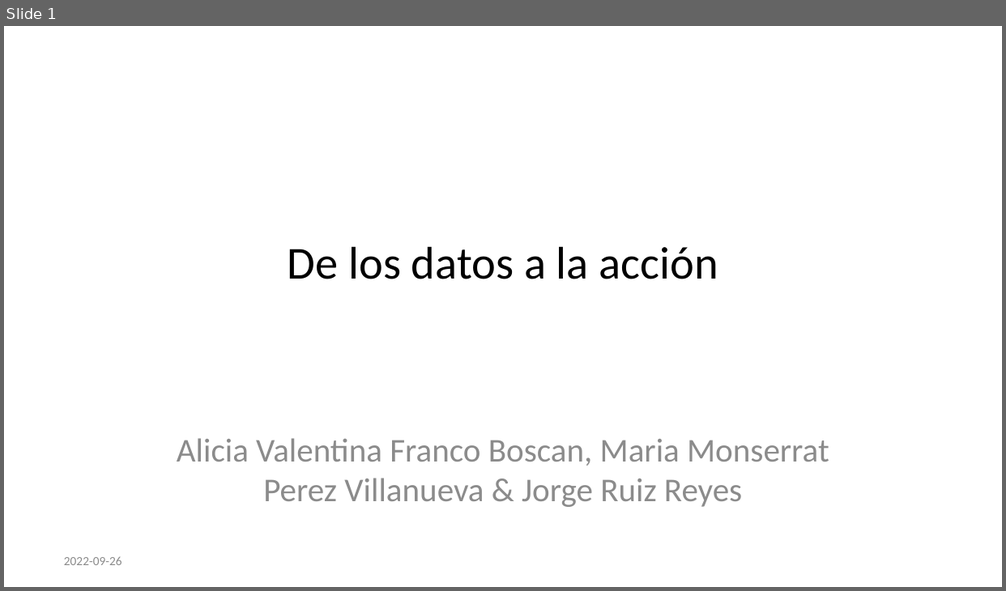
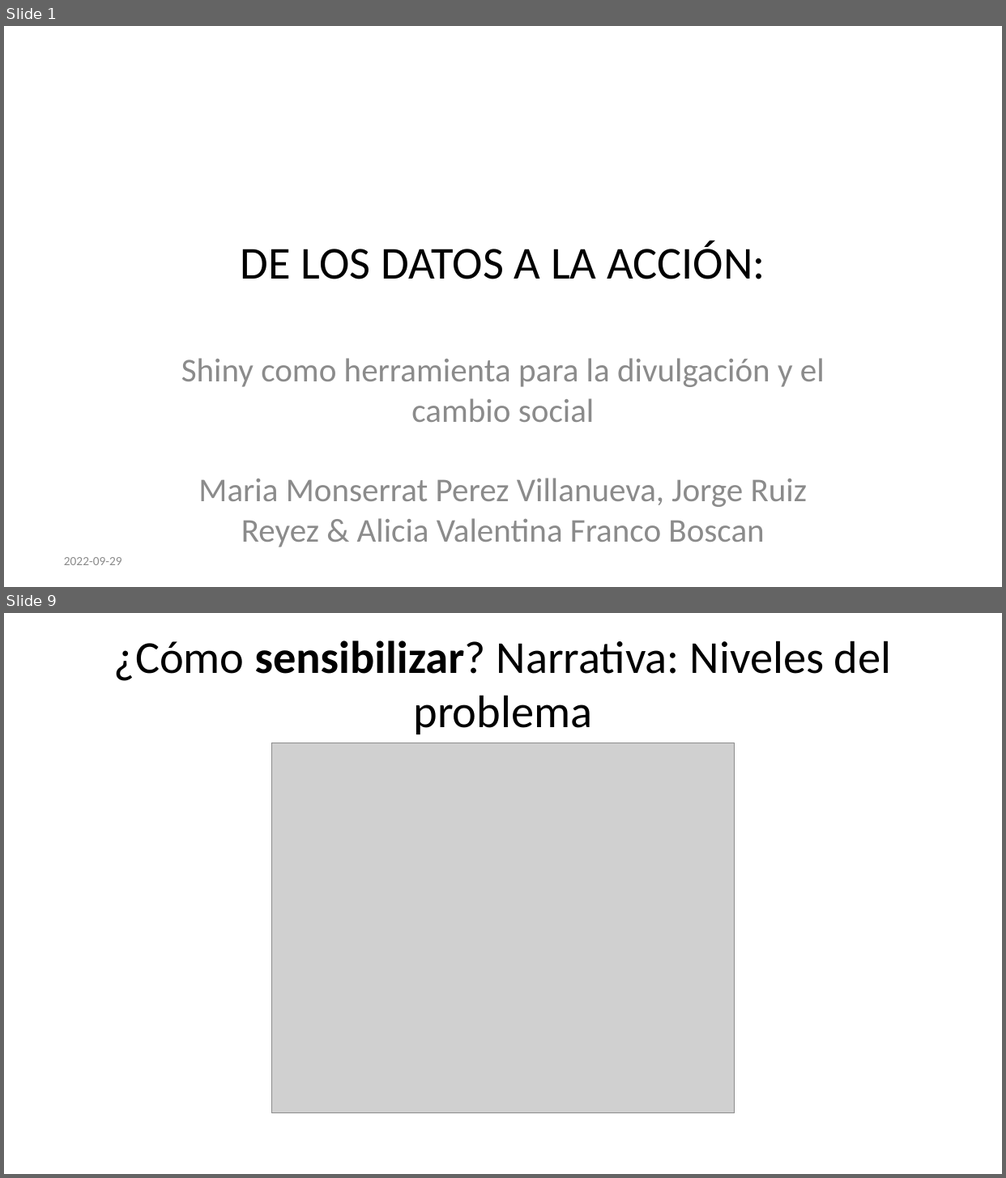
Before and after one commit to datacivica/ppt-huelladecuidados-LatinR, a slide deck: ppt-LatinR.pptx. Shown one above the other, each under a label of ours: slide 1 before the commit, slides 1 and 9 after it; the slides between them are not shown. The pictures are 1006x591 and 1006x1178 pixels, drawn with LibreOffice and Linux fonts; fonts in the diff are those of the drawing; grey boxes stand for pictures. Boxes give left, top, right and bottom in pixels: in the first picture for what was removed or moved away, otherwise in the second. Text is boxed around its words. In the diff, an @@ line names an element or a change of style, - is before the commit and + after.

```diff
--- a/ppt-LatinR.pptx
+++ b/ppt-LatinR.pptx
@@ slide 9 added at box(4, 613, 1002, 1174), background #FFFFFF @@
@@ title added at box(114, 641, 892, 735), 33 pt, text #000000 @@
+¿Cómo sensibilizar? Narrativa: Niveles del problema
@@ picture added at box(271, 743, 735, 1114) @@
@@ slide 1 changed as well @@
@@ title at box(241, 241, 765, 280): text changed @@
-De los datos a la acción
+DE LOS DATOS A LA ACCIÓN:
@@ subtitle at box(181, 358, 825, 548): text changed @@
-Alicia Valentina Franco Boscan, Maria Monserrat Perez Villanueva & Jorge Ruiz Reyes
+Shiny como herramienta para la divulgación y el cambio social
+Maria Monserrat Perez Villanueva, Jorge Ruiz Reyez & Alicia Valentina Franco Boscan
@@ text at box(64, 557, 122, 565): text changed @@
-2022-09-26
+2022-09-29
```
Also in this commit, not shown: 23 other slides added, 4 slides removed, 29 other files.
